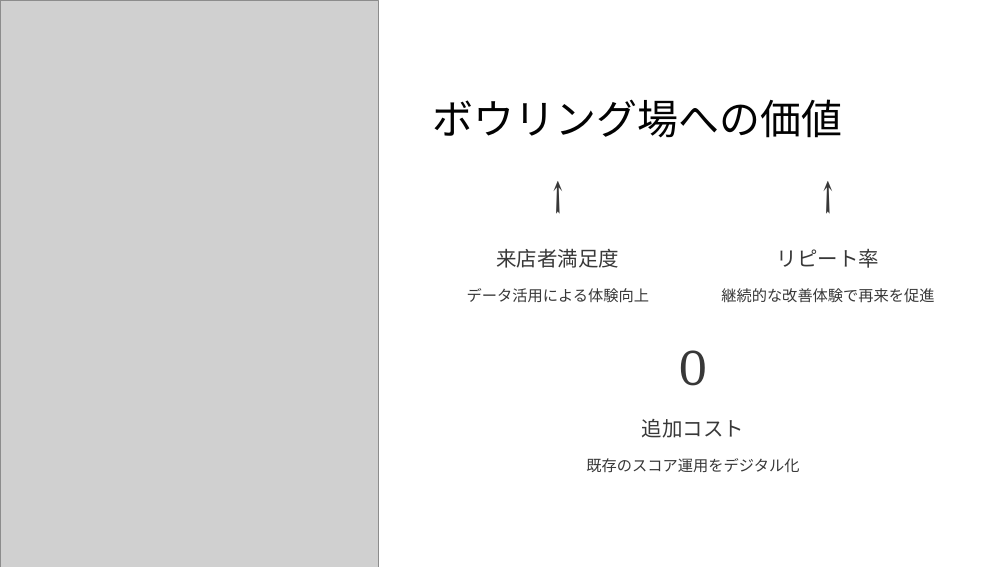
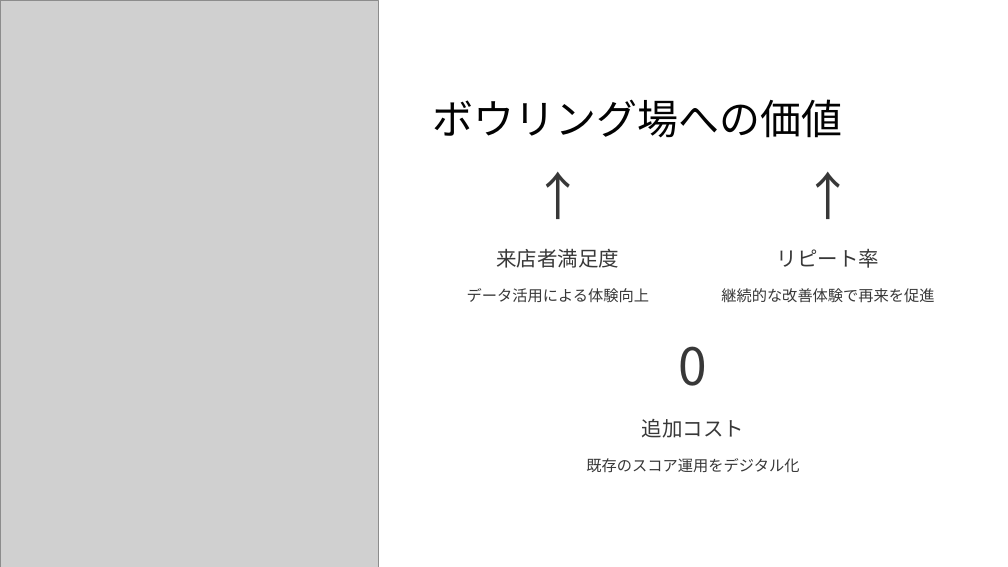
Before and after one commit to LXirgil/IS, a slide deck: slide 7 of AI-Bowling-Master.pptx. Drawn at 1008x567 pixels with LibreOffice and Linux fonts; fonts in the diff are those of the drawing; grey boxes stand for pictures; background and template pictures are left out. Boxes give left, top, right and bottom in pixels: in the first picture for what was removed or moved away, otherwise in the second. Text is boxed around its words. In the diff, an @@ line names an element or a change of style, - is before the commit and + after.

```diff
--- a/AI-Bowling-Master.pptx
+++ b/AI-Bowling-Master.pptx
@@ font Cambria to Noto Sans CJK JP in 3 elements at (679, 346, 708, 386), (433, 174, 683, 225), (703, 174, 954, 225) @@
```
Also in this commit, not shown: 8 other slides changed, 1 slide removed.
